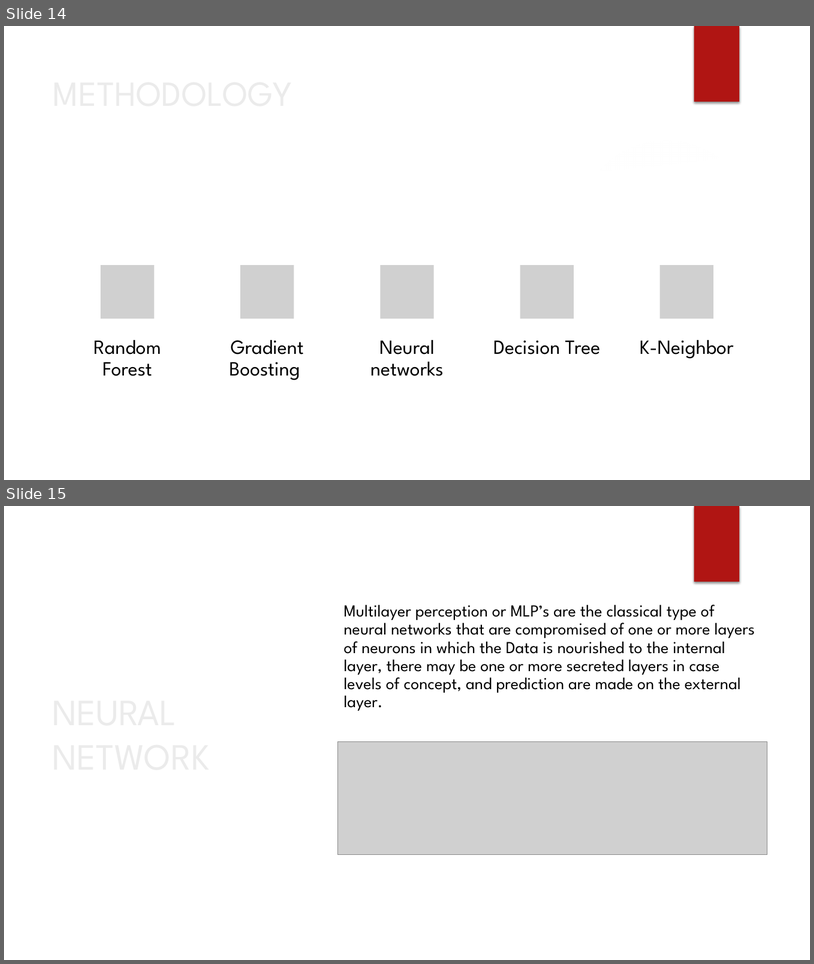
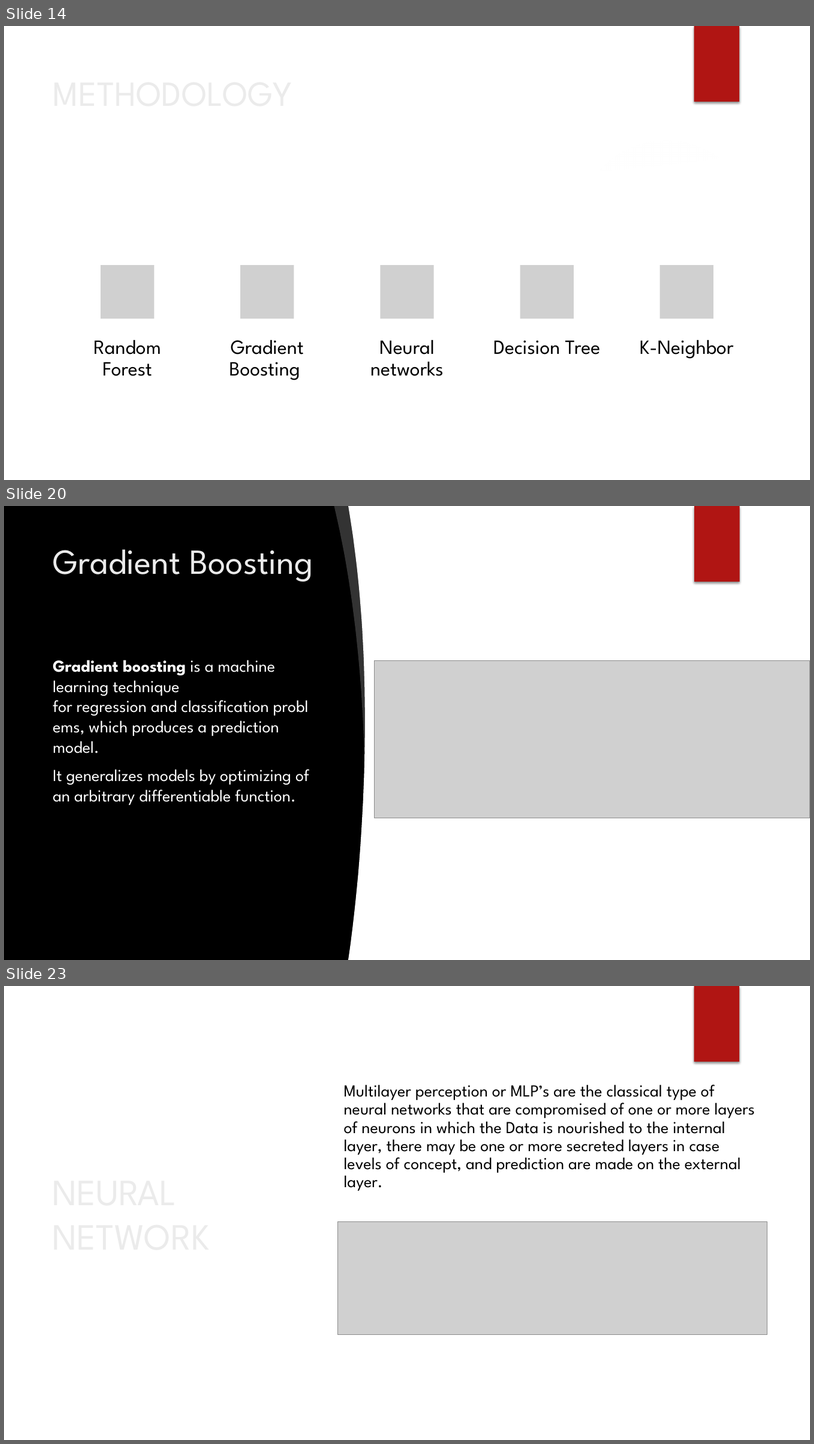
Before and after one commit to varinderjit123/LOS, a slide deck: LOS_Presentation.pptx. Shown one above the other, each under a label of ours: slides 14 and 15 before the commit, slides 14, 20 and 23 after it; the slides between them are not shown. The pictures are 814x964 and 814x1444 pixels, drawn with LibreOffice and Linux fonts; fonts in the diff are those of the drawing; grey boxes stand for pictures; background and template pictures are left out. Boxes give left, top, right and bottom in pixels: in the first picture for what was removed or moved away, otherwise in the second. Text is boxed around its words. In the diff, an @@ line names an element or a change of style, - is before the commit and + after.

```diff
--- a/LOS_Presentation.pptx
+++ b/LOS_Presentation.pptx
@@ slide 20 added at [4,506,810,960], background picture (left out) @@
@@ freeform shape added at [335,506,371,751], fill #FFFFFF at 20% opacity @@
@@ freeform shape added at [348,506,810,960], fill #FFFFFF @@
@@ rectangle added at [694,506,740,582], fill #B01513 @@
@@ rectangle added at [695,506,740,582], fill #B01513 @@
@@ title added at [53,549,313,582], 42 pt, text #EBEBEB @@
+Gradient Boosting
@@ ellipse added at [573,617,759,803], fill gradient #50B9C1 @@
@@ text added at [53,660,309,805], 20 pt, text #FFFFFF @@
+Gradient boosting is a machine learning technique for regression and classification problems, which produces a prediction model.
+It generalizes models by optimizing of an arbitrary differentiable function.
@@ picture added at [374,661,810,817] @@
@@ what was slide 15 is now slide 23 @@
```
Also in this commit, not shown: 2 slides changed, 7 other slides added.
